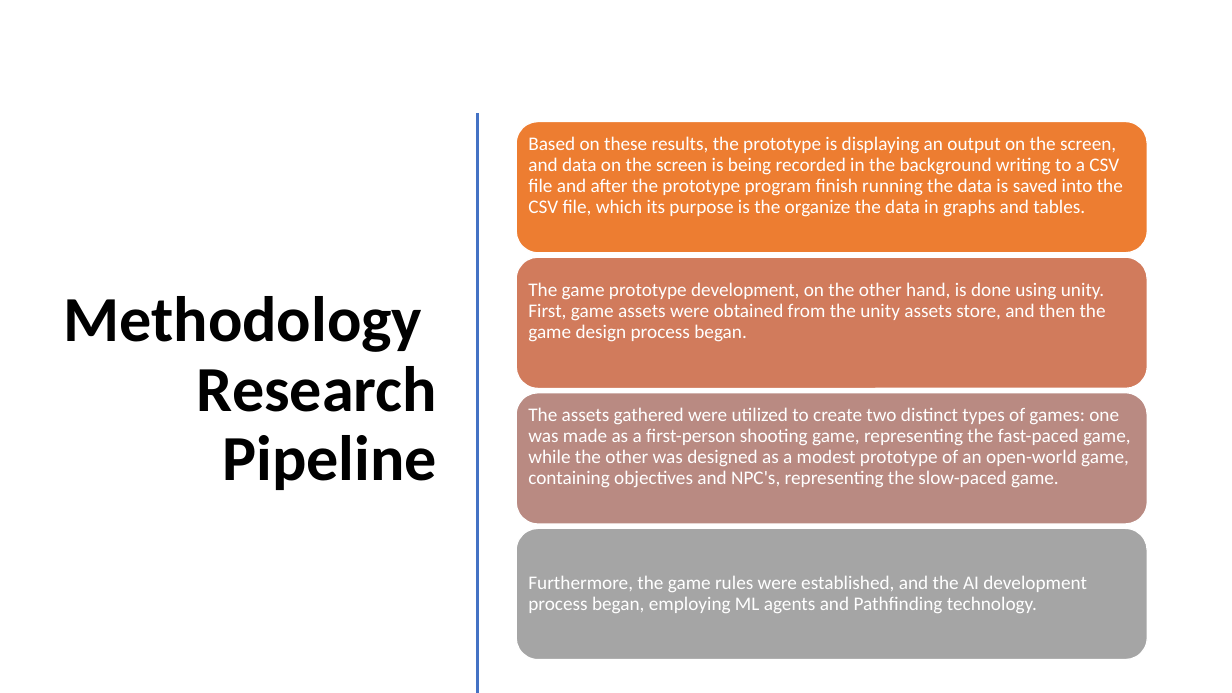
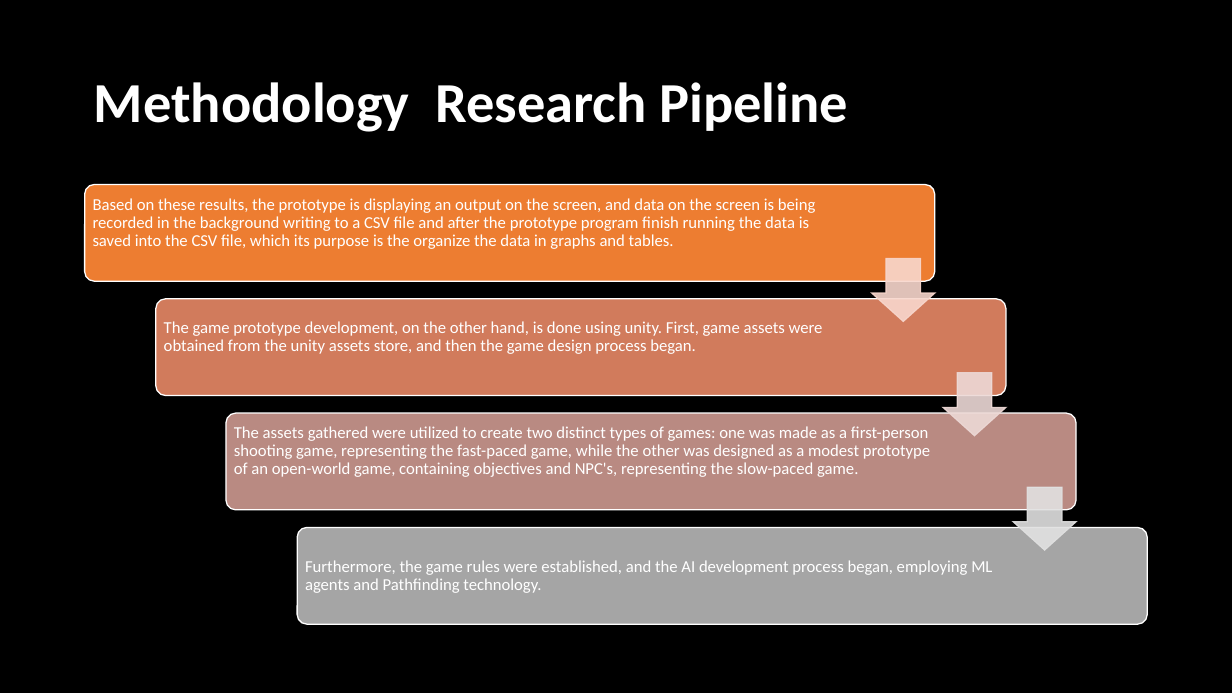
Before and after one commit to mikaelmcast/MikaelZammitResearchDesignII, a slide deck: slide 7 of Mikael_Zammit_MSD6.2B_Viva_Presentation.pptx. Drawn at 1232x693 pixels with LibreOffice and Linux fonts; fonts in the diff are those of the drawing; background and template pictures are left out. Boxes give left, top, right and bottom in pixels: in the first picture for what was removed or moved away, otherwise in the second. Text is boxed around its words. In the diff, an @@ line names an element or a change of style, - is before the commit and + after.

```diff
--- a/Mikael_Zammit_MSD6.2B_Viva_Presentation.pptx
+++ b/Mikael_Zammit_MSD6.2B_Viva_Presentation.pptx
@@ background #FFFFFF to picture (left out) @@
@@ title "Methodology Research Pipeline": place and size @@
-title "Methodology Research Pipeline" at [63, 296, 437, 490]
+title "Methodology Research Pipeline" at [94, 82, 848, 132]
@@ title "Methodology Research Pipeline" at [94, 82, 848, 132]: size 50 to 44 pt, text colour #000000 to #FFFFFF; alignment right to left @@
@@ line removed from (478, 115) to (478, 692) @@
@@ proportions changed in 4 elements at [298, 528, 1148, 625], [226, 413, 1077, 510], [156, 299, 1006, 396], [85, 185, 935, 282] @@
@@ rounded rectangle: place and size @@
-rounded rectangle at [517, 122, 1148, 253]
+rounded rectangle at [85, 185, 935, 282]
@@ size 15 to 13 pt in 4 elements at [305, 560, 992, 593], [234, 426, 930, 477], [164, 321, 823, 354], [93, 198, 815, 249] @@
@@ text "Based on these results, the ...": place and size @@
-text "Based on these results, the ..." at [528, 136, 1123, 217]
+text "Based on these results, the ..." at [93, 198, 815, 249]
@@ down arrow added at [872, 259, 935, 322], fill #F8D7CE at 90% opacity, outline #F8D7CE 1 pt @@
@@ rounded rectangle: place and size @@
-rounded rectangle at [517, 257, 1148, 388]
+rounded rectangle at [156, 299, 1006, 396]
@@ text "The game prototype development, on ...": place and size @@
-text "The game prototype development, on ..." at [528, 282, 1106, 342]
+text "The game prototype development, on ..." at [164, 321, 823, 354]
@@ down arrow added at [944, 373, 1006, 436], fill #EDD9D7 at 90% opacity, outline #EDD9D7 1 pt @@
@@ rounded rectangle: place and size @@
-rounded rectangle at [517, 393, 1148, 524]
+rounded rectangle at [226, 413, 1077, 510]
@@ text "The assets gathered were utilized ...": place and size @@
-text "The assets gathered were utilized ..." at [528, 407, 1131, 487]
+text "The assets gathered were utilized ..." at [234, 426, 930, 477]
@@ down arrow added at [1014, 487, 1077, 550], fill #E1E1E1 at 90% opacity, outline #E1E1E1 1 pt @@
@@ rounded rectangle: place and size @@
-rounded rectangle at [517, 529, 1148, 660]
+rounded rectangle at [298, 528, 1148, 625]
@@ text "Furthermore, the game rules were ...": place and size @@
-text "Furthermore, the game rules were ..." at [528, 576, 1087, 613]
+text "Furthermore, the game rules were ..." at [305, 560, 992, 593]
```
Also in this commit, not shown: 5 other slides changed.
